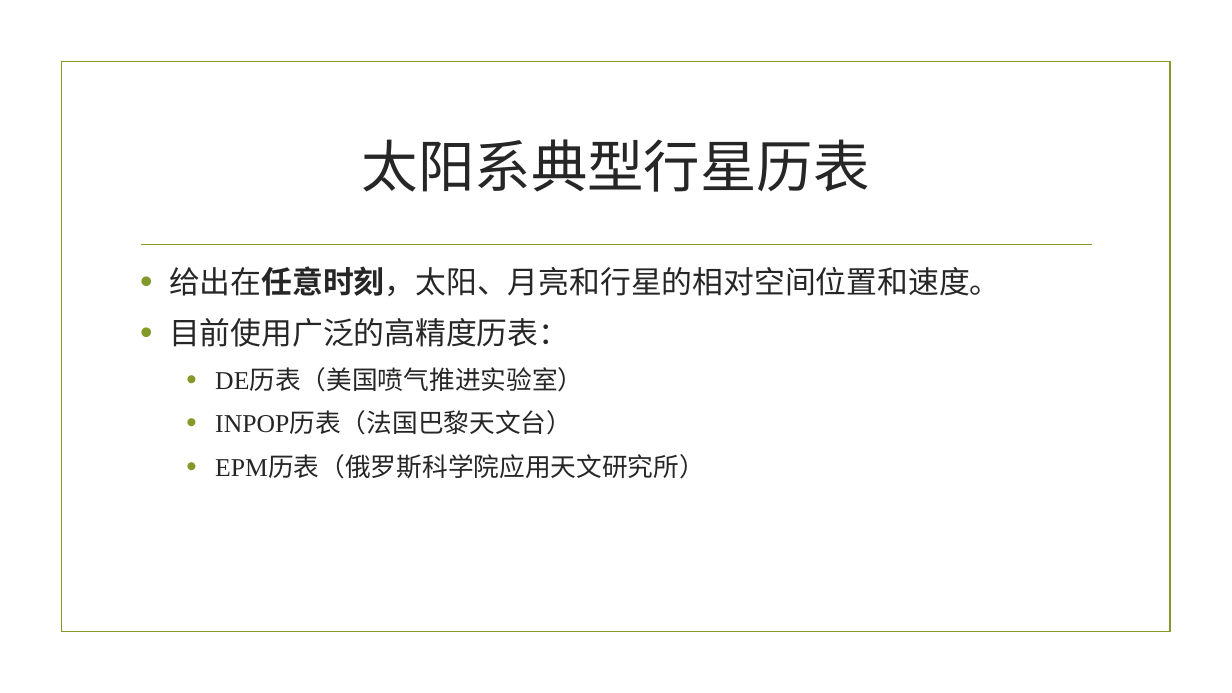
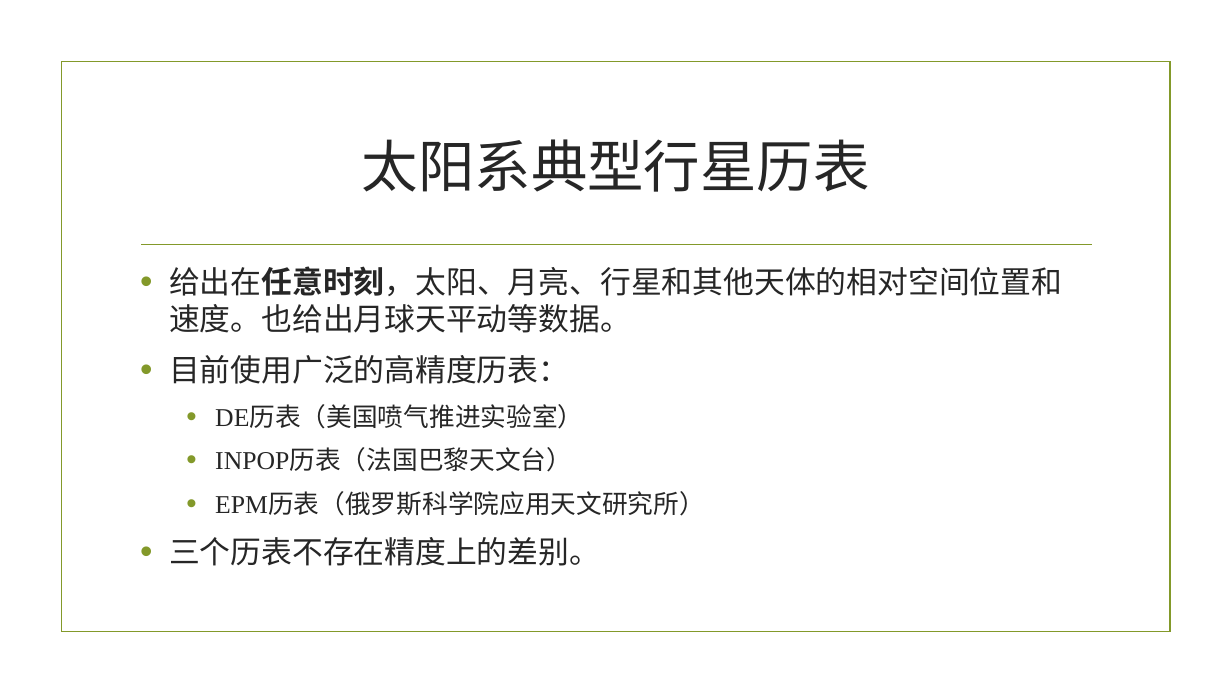
Before and after one commit to frokaikan/bysj, a slide deck: slide 4 of 答辩.pptx. Drawn at 1232x693 pixels with LibreOffice and Linux fonts; fonts in the diff are those of the drawing; background and template pictures are left out. Boxes give left, top, right and bottom in pixels: in the first picture for what was removed or moved away, otherwise in the second. Text is boxed around its words. In the diff, an @@ line names an element or a change of style, - is before the commit and + after.

```diff
--- a/答辩.pptx
+++ b/答辩.pptx
@@ text at (x1=169, y1=266, x2=1062, y2=333): text changed @@
-• 给出在任意时刻，太阳、月亮和行星的相对空间位置和速度。
+• 给出在任意时刻，太阳、月亮、行星和其他天体的相对空间位置和速度。也给出月球天平动等数据。
@@ text at (x1=169, y1=537, x2=600, y2=566): paragraph added @@
+• 三个历表不存在精度上的差别。
```
Also in this commit, not shown: 1 other slide changed, 3 slides added, 2 other files.
